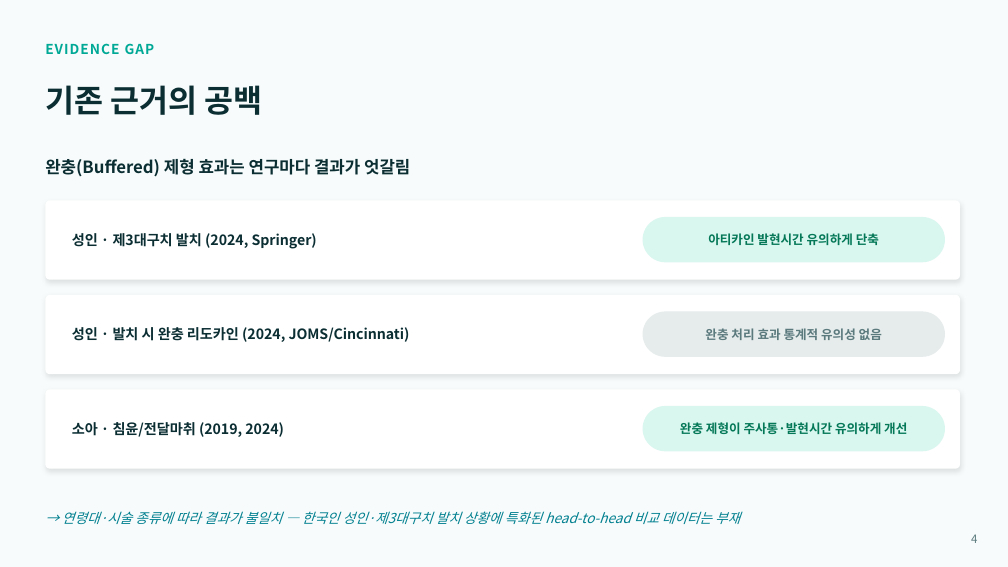
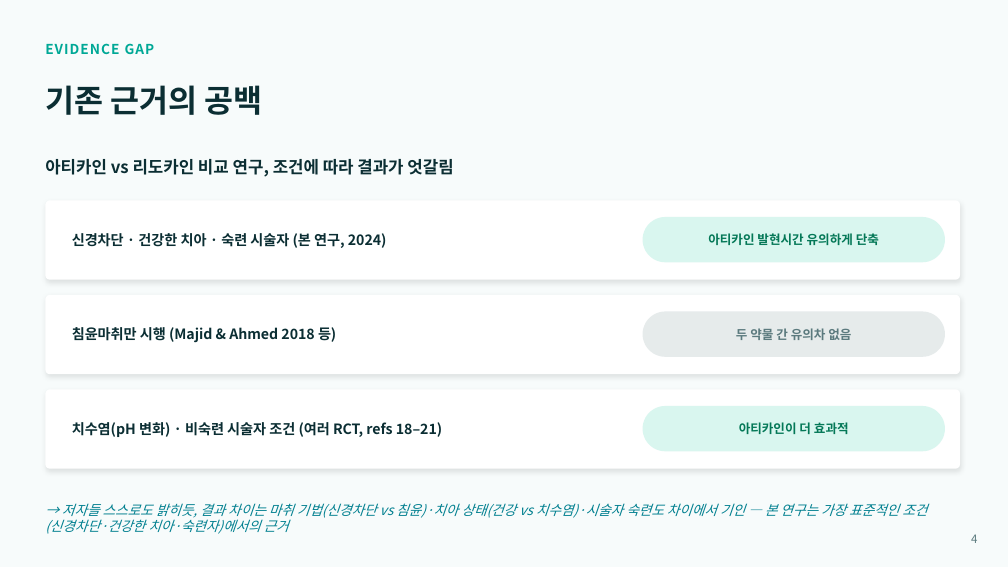
Before and after one commit to yojokem/-, a slide deck: slide 4 of 치과약리학실험2-논문발표/치과약리학실험2_논문발표.pptx. Drawn at 1008x567 pixels with LibreOffice and Linux fonts; fonts in the diff are those of the drawing. Boxes give left, top, right and bottom in pixels: in the first picture for what was removed or moved away, otherwise in the second. Text is boxed around its words. In the diff, an @@ line names an element or a change of style, - is before the commit and + after.

```diff
--- a/치과약리학실험2-논문발표/치과약리학실험2_논문발표.pptx
+++ b/치과약리학실험2-논문발표/치과약리학실험2_논문발표.pptx
@@ text at (x1=45, y1=159, x2=453, y2=177): text changed @@
-완충(Buffered) 제형 효과는 연구마다 결과가 엇갈림
+아티카인 vs 리도카인 비교 연구, 조건에 따라 결과가 엇갈림
@@ text at (x1=72, y1=233, x2=387, y2=248): text changed @@
-성인 · 제3대구치 발치 (2024, Springer)
+신경차단 · 건강한 치아 · 숙련 시술자 (본 연구, 2024)
@@ text at (x1=72, y1=327, x2=336, y2=343): text changed @@
-성인 · 발치 시 완충 리도카인 (2024, JOMS/Cincinnati)
+침윤마취만 시행 (Majid & Ahmed 2018 등)
@@ text at (x1=736, y1=328, x2=851, y2=340): text changed @@
-완충 처리 효과 통계적 유의성 없음
+두 약물 간 유의차 없음
@@ text at (x1=72, y1=422, x2=442, y2=437): text changed @@
-소아 · 침윤/전달마취 (2019, 2024)
+치수염(pH 변화) · 비숙련 시술자 조건 (여러 RCT, refs 18–21)
@@ text at (x1=739, y1=422, x2=849, y2=434): text changed @@
-완충 제형이 주사통·발현시간 유의하게 개선
+아티카인이 더 효과적
@@ text at (x1=45, y1=503, x2=927, y2=534): text changed @@
-→ 연령대·시술 종류에 따라 결과가 불일치 — 한국인 성인·제3대구치 발치 상황에 특화된 head-to-head 비교 데이터는 부재
+→ 저자들 스스로도 밝히듯, 결과 차이는 마취 기법(신경차단 vs 침윤)·치아 상태(건강 vs 치수염)·시술자 숙련도 차이에서 기인 — 본 연구는 가장 표준적인 조건(신경차단·건강한 치아·숙련자)에서의 근거
```
Also in this commit, not shown: 1 other file.
